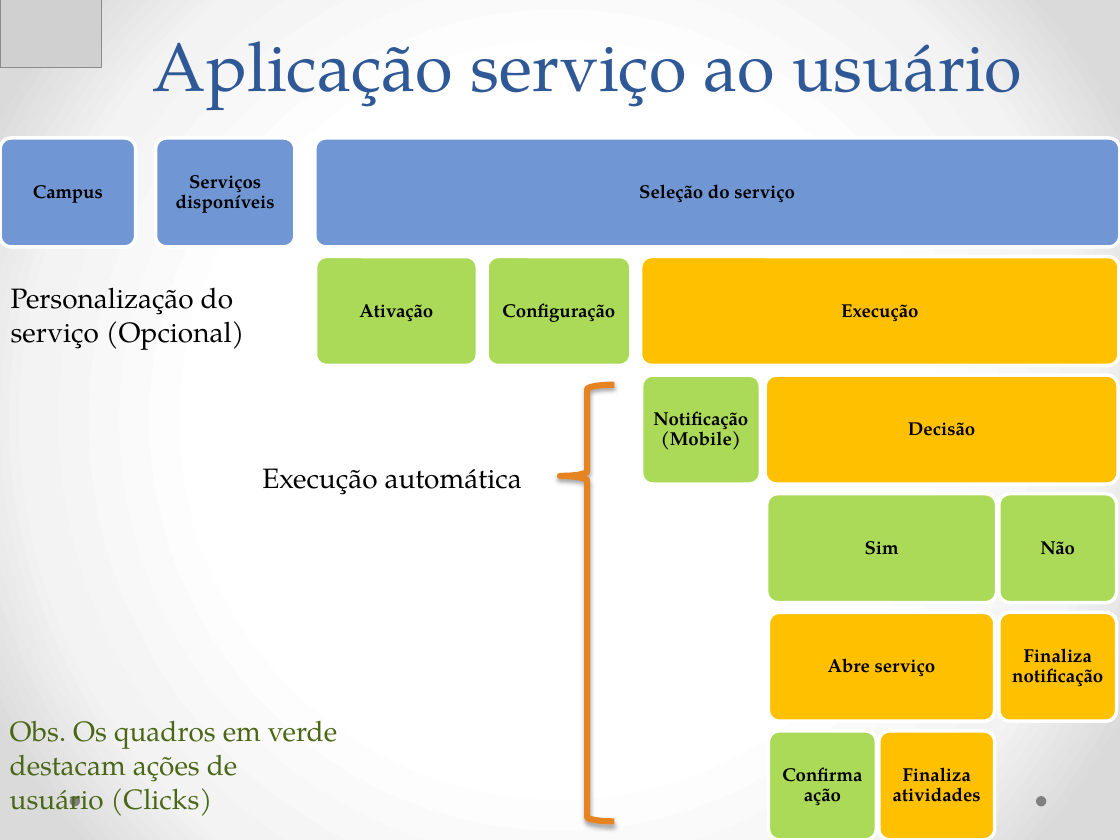
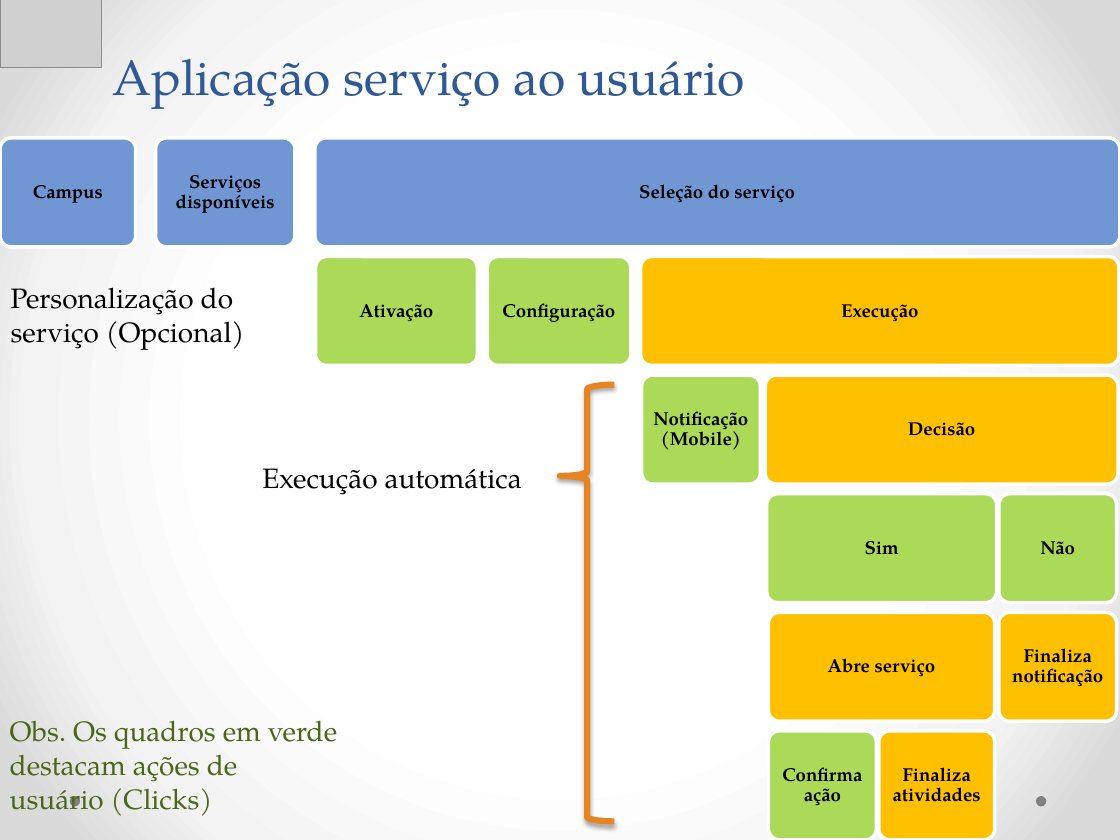
Before and after one commit to Neimarmg/TCC, a slide deck: slide 10 of Ppt-Andamento.pptx. Drawn at 1120x840 pixels with LibreOffice and Linux fonts; fonts in the diff are those of the drawing; grey boxes stand for pictures. Boxes give left, top, right and bottom in pixels: in the first picture for what was removed or moved away, otherwise in the second. Text is boxed around its words. In the diff, an @@ line names an element or a change of style, - is before the commit and + after.

```diff
--- a/Ppt-Andamento.pptx
+++ b/Ppt-Andamento.pptx
@@ title "Aplicação serviço ao usuário": place and size @@
-title "Aplicação serviço ao usuário" at <box>153,41,1022,111</box>
+title "Aplicação serviço ao usuário" at <box>113,59,745,109</box>
@@ title "Aplicação serviço ao usuário" at <box>113,59,745,109</box>: size 44 to 32 pt; alignment centre to left @@
```
Also in this commit, not shown: 19 other slides changed, 4 slides added, 8 slides removed.
